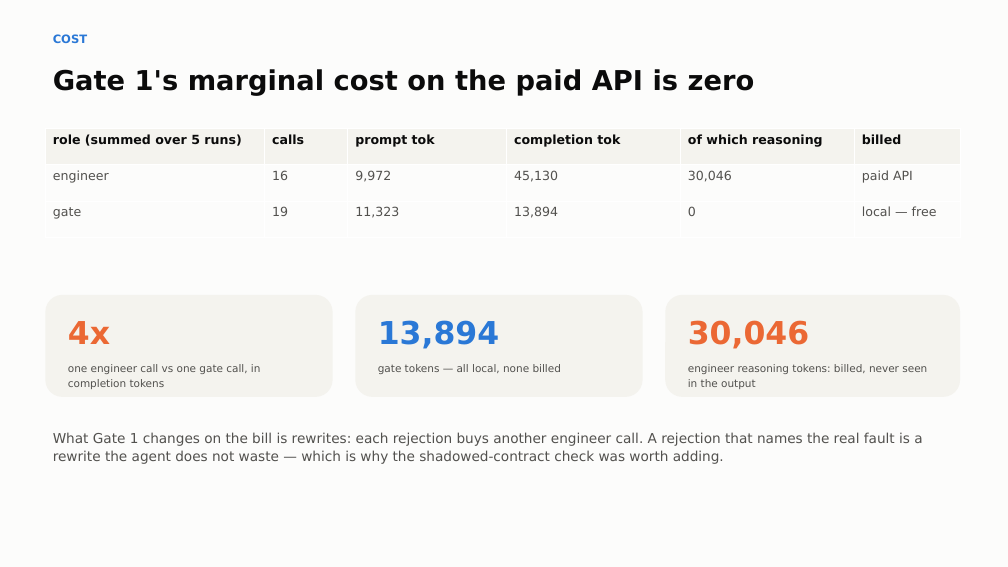
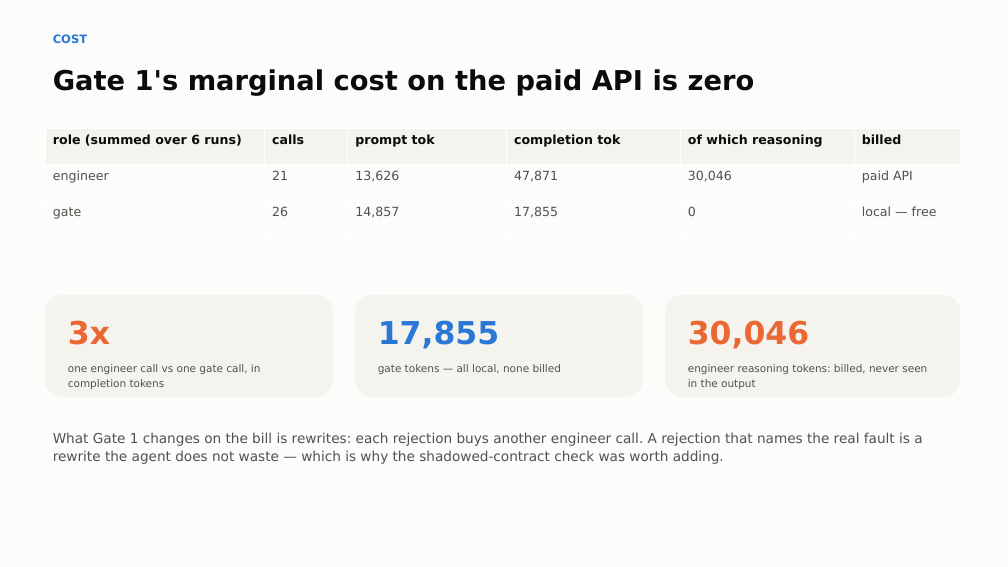
Before and after one commit to bananatruck/gates, a slide deck: slide 9 of reports/GATE1_DECK.pptx. Drawn at 1008x567 pixels with LibreOffice and Linux fonts; fonts in the diff are those of the drawing. Boxes give left, top, right and bottom in pixels: in the first picture for what was removed or moved away, otherwise in the second. Text is boxed around its words. In the diff, an @@ line names an element or a change of style, - is before the commit and + after.

```diff
--- a/reports/GATE1_DECK.pptx
+++ b/reports/GATE1_DECK.pptx
@@ table at (45,129,960,237) @@
-row 1, column 1: role (summed over 5 runs)
+row 1, column 1: role (summed over 6 runs)
-row 2: engineer | 16 | 9,972 | 45,130 | 30,046 | paid API
+row 2: engineer | 21 | 13,626 | 47,871 | 30,046 | paid API
-row 3: gate | 19 | 11,323 | 13,894 | 0 | local — free
+row 3: gate | 26 | 14,857 | 17,855 | 0 | local — free
@@ text at (68,320,110,345): text changed @@
-4x
+3x
@@ text at (378,320,499,349): text changed @@
-13,894
+17,855
```
Also in this commit, not shown: 1 other slide changed, 1 slide added, 1 slide removed, 7 other files.
